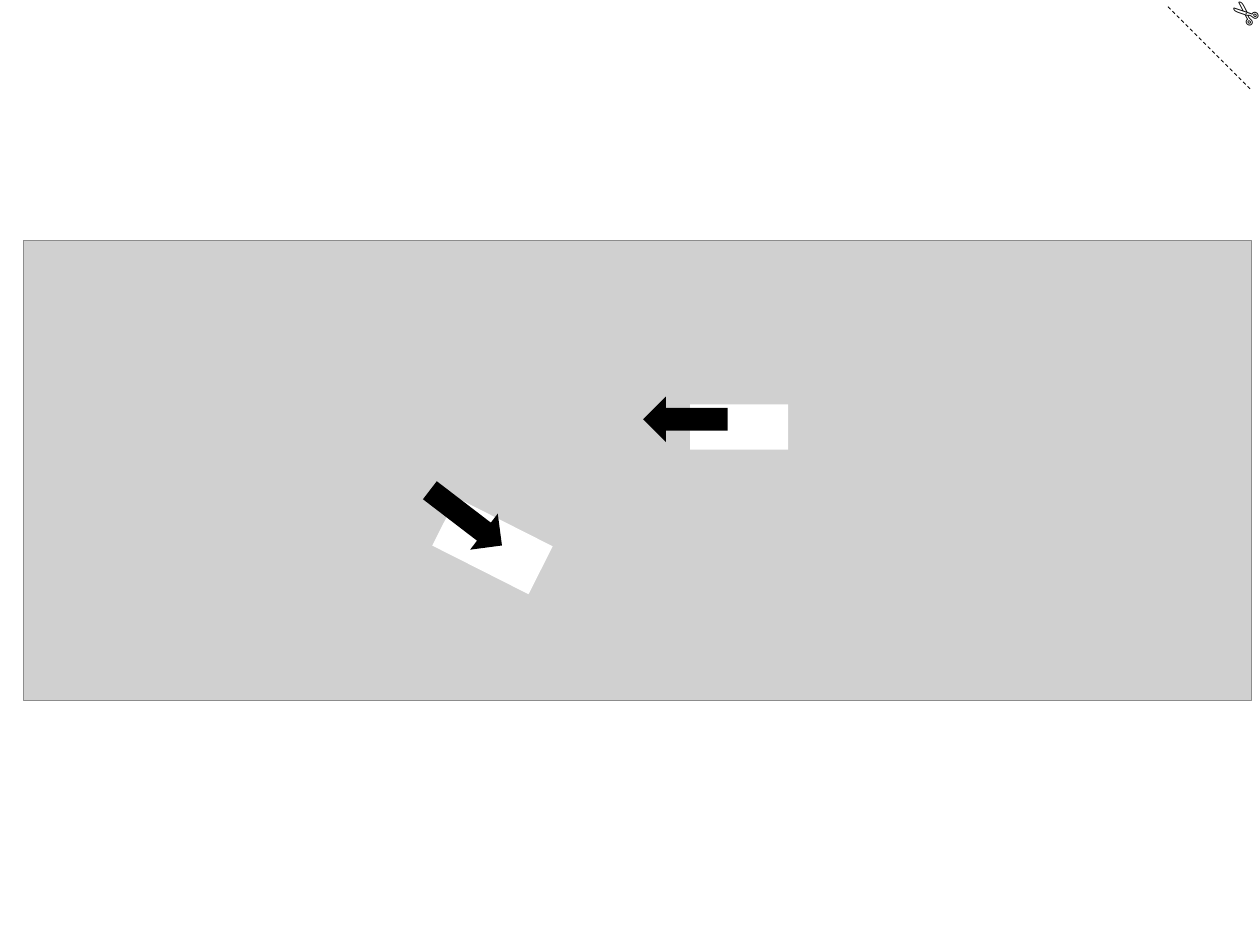
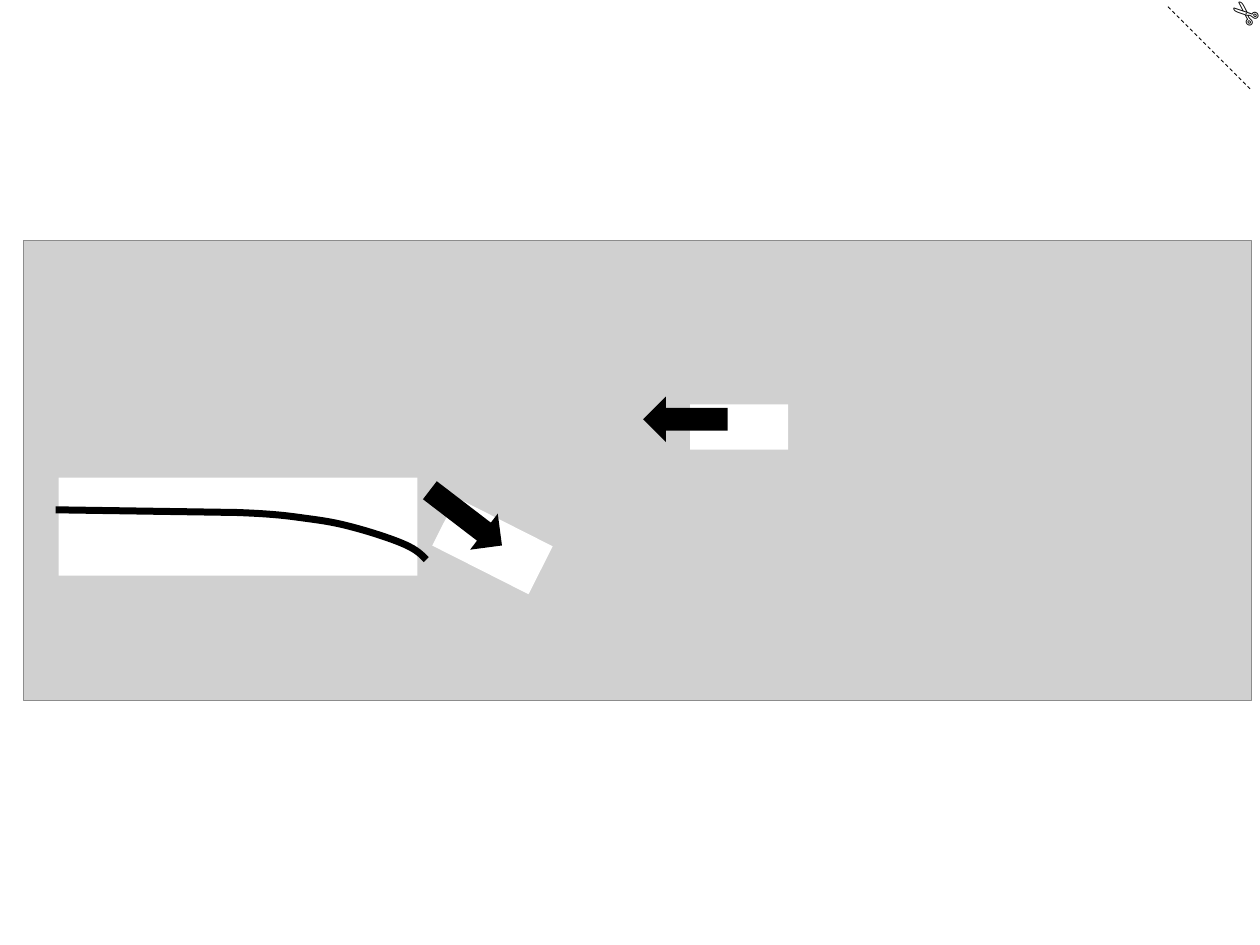
Before and after one commit to the-iagd/geological_tactile_image_repository, a slide deck: slide 3 of assets/tactile_image_files/0006-oceanic_subduction_zone/0006-oceanic_subduction_zone.pptx. Drawn at 1260x945 pixels with LibreOffice and Linux fonts; fonts in the diff are those of the drawing; grey boxes stand for pictures. Boxes give left, top, right and bottom in pixels: in the first picture for what was removed or moved away, otherwise in the second. Text is boxed around its words. In the diff, an @@ line names an element or a change of style, - is before the commit and + after.

```diff
--- a/assets/tactile_image_files/0006-oceanic_subduction_zone/0006-oceanic_subduction_zone.pptx
+++ b/assets/tactile_image_files/0006-oceanic_subduction_zone/0006-oceanic_subduction_zone.pptx
@@ rectangle added at bbox=[59, 478, 418, 576], fill #FFFFFF @@
@@ freeform shape added at bbox=[55, 510, 426, 561], outline #000000 4 pt @@
```
Also in this commit, not shown: 2 other slides changed, 52 other files.
